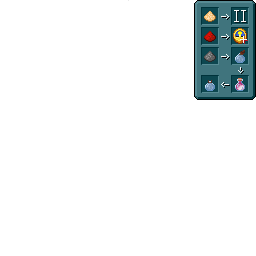
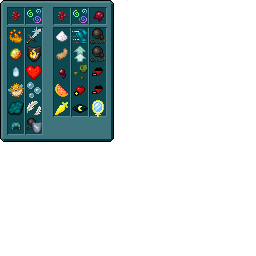
The second 256×256 image is a revision of the first. Changes to its layers:
hid group "left" (40 layers) over [96, 0, 256, 136]
showed group "right" (50 layers) over [0, 0, 128, 142]
added group "section 1 (non-corrupted potions)" with 21 layers in group "right" over [7, 7, 43, 135]
added group "header" with 3 layers in group "section 1 (non-corrupted potions)" over [7, 7, 43, 25]
added layer "section 1 slots header" in group "header" over [7, 7, 43, 25]
added group "recipes" with 16 layers in group "section 1 (non-corrupted potions)" over [7, 27, 43, 135]
added group "column 1 ingredients" with 6 layers in group "recipes" over [8, 29, 24, 130]
added group "column 2 potion" with 7 layers in group "recipes" over [26, 27, 42, 134]
added layer "strength.png copy #1" in group "column 2 potion" over [26, 27, 42, 44]
added layer "guide section 1" in group "recipes" over [7, 27, 43, 135]
added group "section 2 (corruptable)" with 25 layers in group "right" over [53, 7, 107, 117]
added group "header #1" with 4 layers in group "section 2 (corruptable)" over [53, 7, 107, 25]
added layer "section 2 slots header" in group "header #1" over [53, 7, 107, 25]
added group "recipes #1" with 18 layers in group "section 2 (corruptable)" over [55, 28, 106, 117]
added group "column 1 ingredients #1" with 5 layers in group "recipes #1" over [55, 31, 68, 115]
added group "column 2 potion effects" with 5 layers in group "recipes #1" over [71, 29, 88, 113]
added group "column 3 corrupted postions" with 5 layers in group "recipes #1" over [90, 28, 106, 117]
added layer "slowness.png copy #2" in group "column 3 corrupted postions" over [90, 28, 106, 44]
added layer "slowness.png copy #1" in group "column 3 corrupted postions" over [90, 46, 106, 62]
added layer "guide section 2" in group "section 2 (corruptable)" over [53, 27, 107, 117]
renamed "brewing_guide_right.png #1" to "base right brew guide", painted on it over [0, 0, 128, 142]
…and 30 more changes (30 added)
